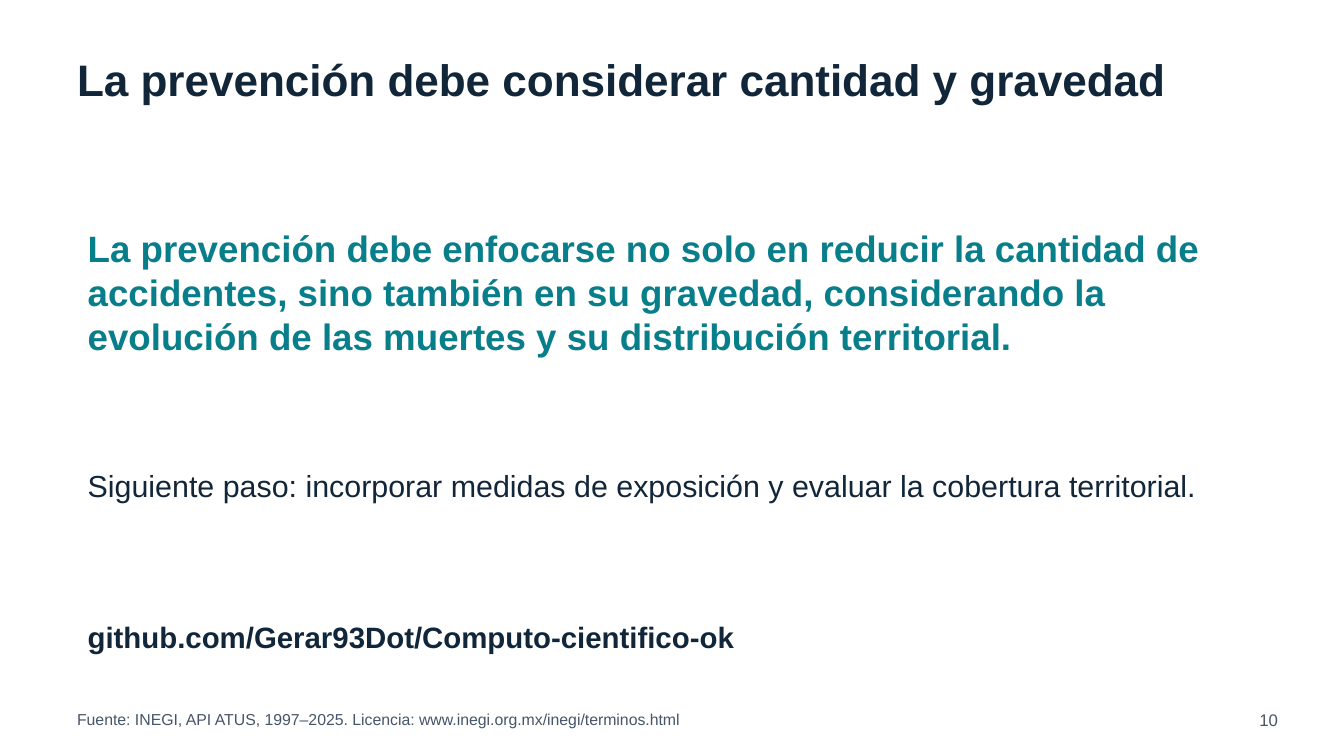
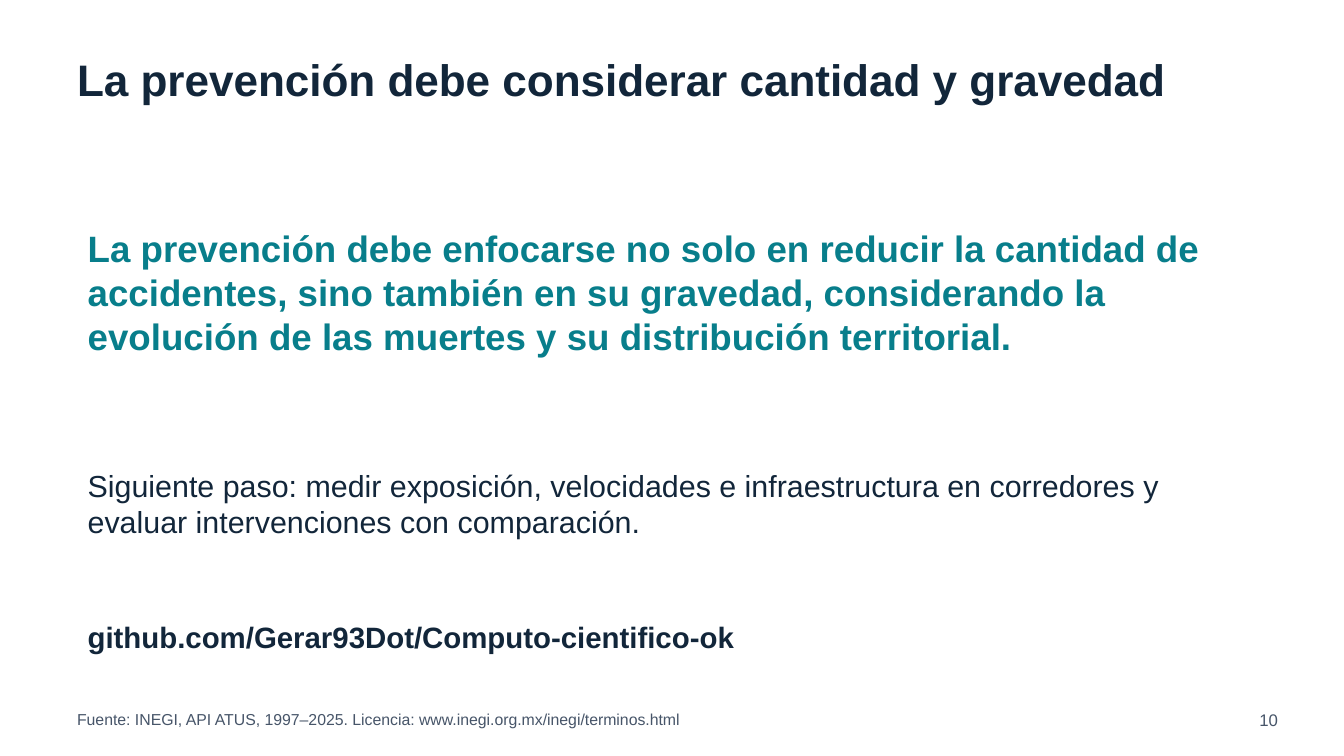
Before and after one commit to Gerar93Dot/Computo-cientifico-ok, a slide deck: slide 10 of docs/presentacion_ATUS_API.pptx. Drawn at 1344x756 pixels with LibreOffice and Linux fonts; fonts in the diff are those of the drawing. Boxes give left, top, right and bottom in pixels: in the first picture for what was removed or moved away, otherwise in the second. Text is boxed around its words. In the diff, an @@ line names an element or a change of style, - is before the commit and + after.

Commit message:
Actualiza informe y presentación del PIA con cantidad, gravedad y cambios temporales
Amplía el informe a cinco páginas e incorpora dispersión y comparación 2019–2025. Actualiza PowerPoint editable, PDF de diez diapositivas y guion de doce minutos con los cinco bloques de la rúbrica. Conserva la pregunta y gran idea, fuentes, unidades, licencia y limitaciones; actualiza documentación y generador del informe.

```diff
--- a/docs/presentacion_ATUS_API.pptx
+++ b/docs/presentacion_ATUS_API.pptx
@@ text at (88, 474, 1158, 539): text changed @@
-Siguiente paso: incorporar medidas de exposición y evaluar la cobertura territorial.
+Siguiente paso: medir exposición, velocidades e infraestructura en corredores y evaluar intervenciones con comparación.
```
Also in this commit, not shown: 4 other slides changed, 10 other files.
